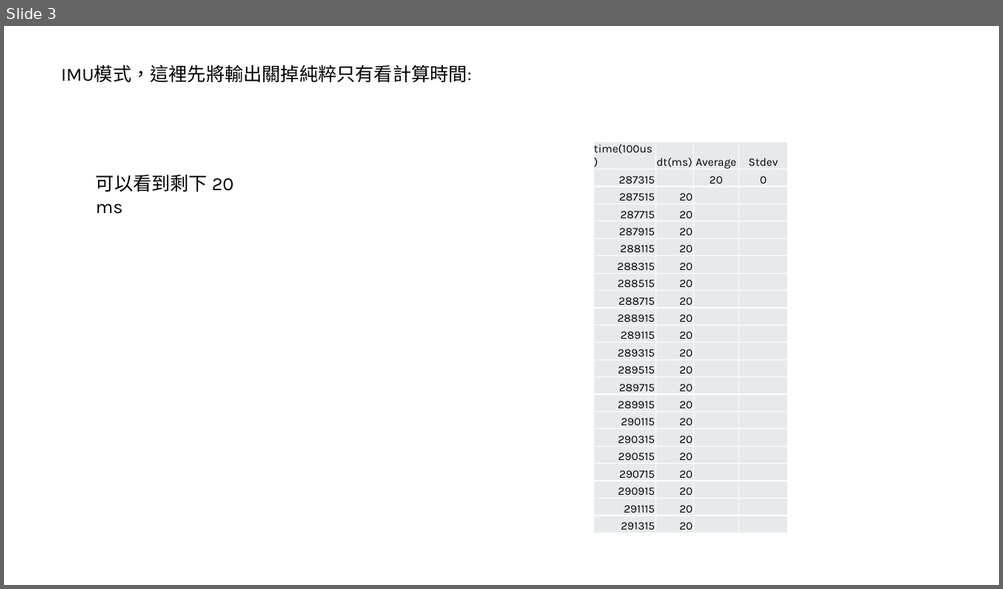
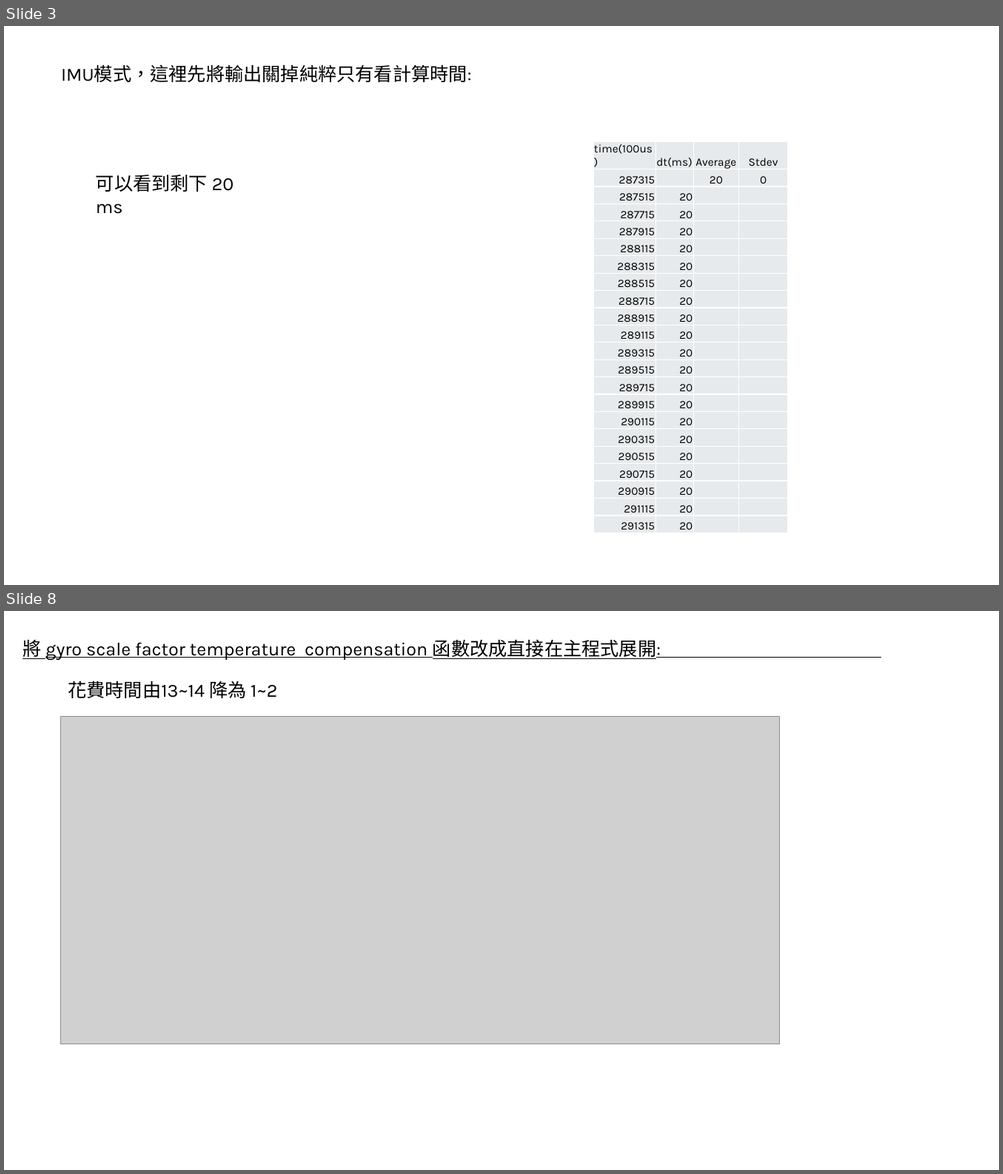
Before and after one commit to adamShiau/adamShiau_FPGA, a slide deck: intel_IP/IRIS/HW_IP/Interface/花費時間測試.pptx. Shown one above the other, each under a label of ours: slide 3 before the commit, slides 3 and 8 after it; the slides between them are not shown. The pictures are 1003x589 and 1003x1174 pixels, drawn with LibreOffice and Linux fonts; fonts in the diff are those of the drawing; grey boxes stand for pictures. Boxes give left, top, right and bottom in pixels: in the first picture for what was removed or moved away, otherwise in the second. Text is boxed around its words. In the diff, an @@ line names an element or a change of style, - is before the commit and + after.

```diff
--- a/intel_IP/IRIS/HW_IP/Interface/花費時間測試.pptx
+++ b/intel_IP/IRIS/HW_IP/Interface/花費時間測試.pptx
@@ slide 8 added at [4, 611, 999, 1170], background #FFFFFF @@
@@ text added at [22, 639, 660, 661], 18 pt, text #000000, underline @@
+將 gyro scale factor temperature compensation 函數改成直接在主程式展開:
@@ text added at [68, 681, 277, 698], 18 pt, text #000000 @@
+花費時間由13~14 降為 1~2
@@ picture added at [61, 717, 780, 1045] @@
```
Also in this commit, not shown: 5 other slides added, 1 slide removed, 6 other files.
